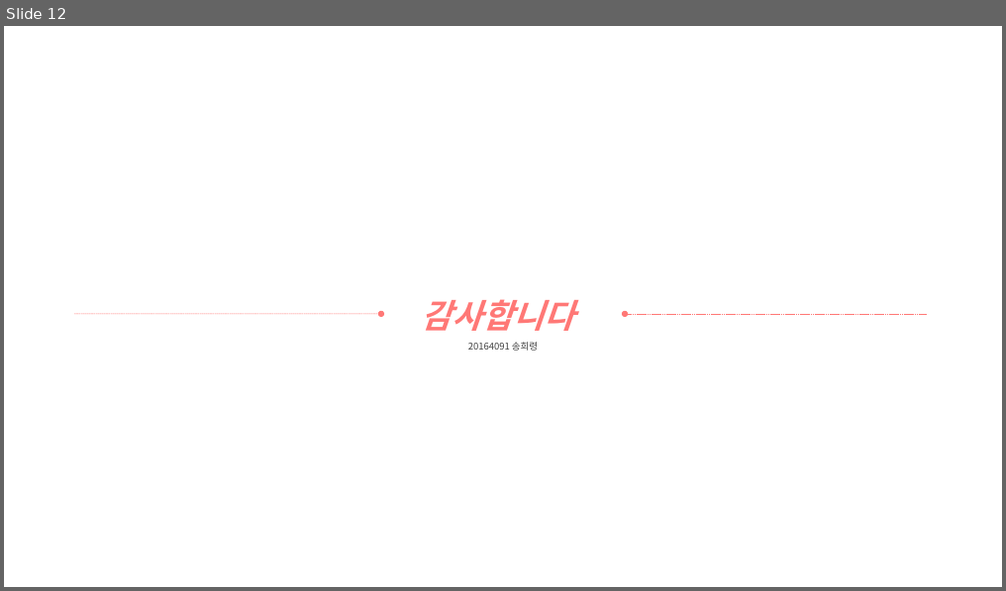
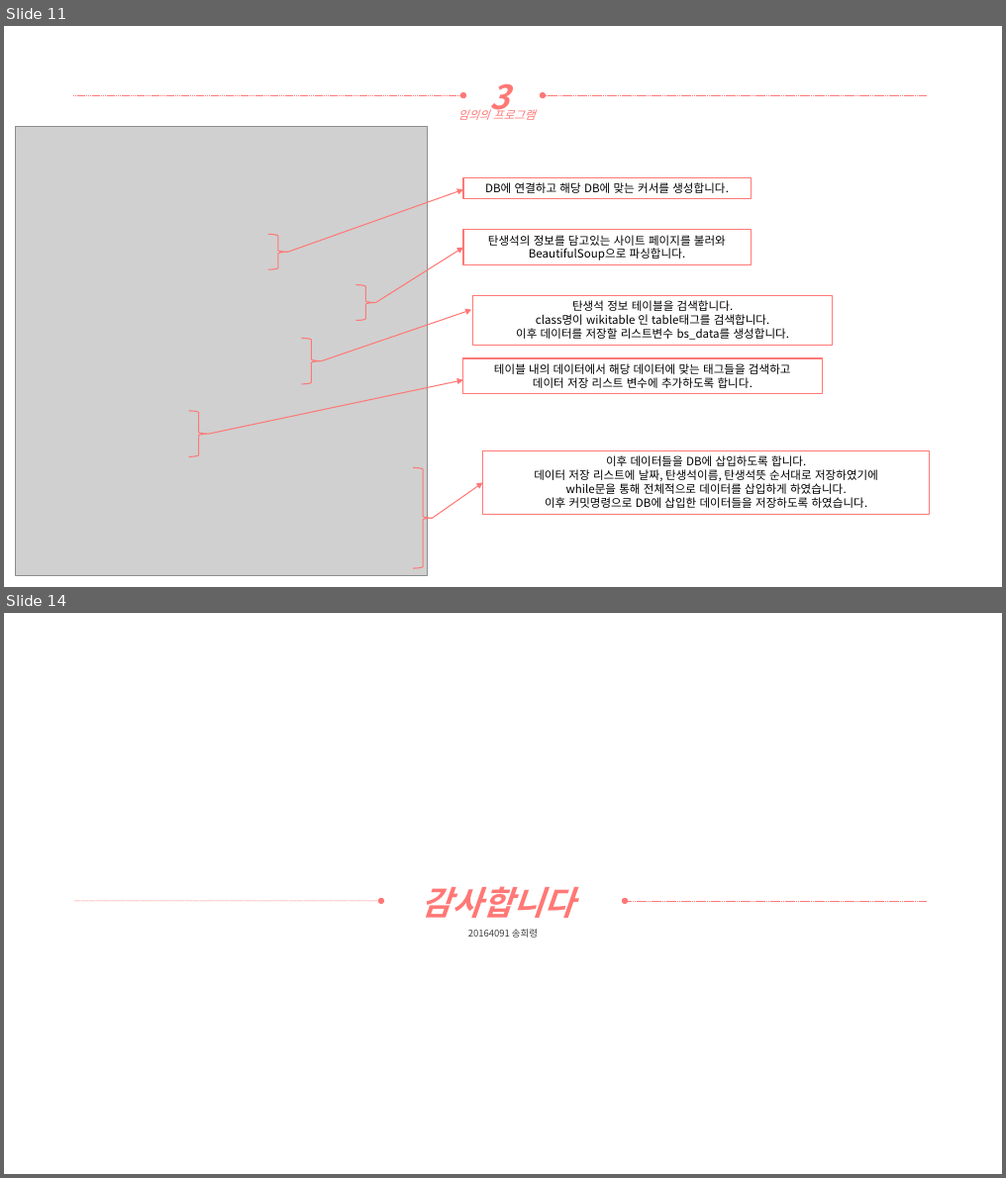
Before and after one commit to yooatom2200/Programing_Base_2, a slide deck: 5장/20164091-송희령-5주차 과제.pptx. Shown one above the other, each under a label of ours: slide 12 before the commit, slides 11 and 14 after it; the slides between them are not shown. The pictures are 1006x591 and 1006x1178 pixels, drawn with LibreOffice and Linux fonts; fonts in the diff are those of the drawing; grey boxes stand for pictures. Boxes give left, top, right and bottom in pixels: in the first picture for what was removed or moved away, otherwise in the second. Text is boxed around its words. In the diff, an @@ line names an element or a change of style, - is before the commit and + after.

```diff
--- a/5장/20164091-송희령-5주차 과제.pptx
+++ b/5장/20164091-송희령-5주차 과제.pptx
@@ slide 11 added at (4, 26, 1002, 587), background #FFFFFF @@
@@ text added at (490, 84, 510, 119), 32 pt, text #FF7876, bold, italic @@
+3
@@ arrow added from (73, 95) to (463, 95), #FF7876 0.5 pt dashed @@
@@ text added at (458, 107, 536, 120), 11 pt, text #FF7876, italic @@
+임의의 프로그램
@@ arrow added from (927, 95) to (543, 95), #FF7876 0.5 pt dashed @@
@@ picture added at (15, 126, 427, 576) @@
@@ arrow added from (288, 252) to (463, 190), #FF7876 1 pt @@
@@ rectangle added at (463, 177, 751, 199), outline #FF7876 1 pt, 11 pt, text #000000 @@
+DB에 연결하고 해당 DB에 맞는 커서를 생성합니다.
@@ rectangle added at (463, 230, 751, 265), outline #FF7876 1 pt, 11 pt, text #000000 @@
+탄생석의 정보를 담고있는 사이트 페이지를 불러와
+BeautifulSoup으로 파싱합니다.
@@ right brace added at (268, 234, 288, 270), outline #FF7876 1 pt @@
@@ arrow added from (376, 303) to (463, 248), #FF7876 1 pt @@
@@ right brace added at (355, 285, 375, 320), outline #FF7876 1 pt @@
@@ arrow added from (322, 362) to (472, 310), #FF7876 1 pt @@
@@ rectangle added at (473, 296, 833, 346), outline #FF7876 1 pt, 11 pt, text #000000 @@
+탄생석 정보 테이블을 검색합니다.
+class명이 wikitable 인 table태그를 검색합니다.
+이후 데이터를 저장할 리스트변수 bs_data를 생성합니다.
@@ right brace added at (301, 338, 321, 384), outline #FF7876 1 pt @@
@@ arrow added from (208, 434) to (463, 380), #FF7876 1 pt @@
@@ rectangle added at (463, 359, 823, 393), outline #FF7876 1 pt, 11 pt, text #000000 @@
+테이블 내의 데이터에서 해당 데이터에 맞는 태그들을 검색하고
+데이터 저장 리스트 변수에 추가하도록 합니다.
@@ right brace added at (189, 411, 208, 458), outline #FF7876 1 pt @@
@@ right brace added at (413, 468, 433, 569), outline #FF7876 1 pt @@
@@ rectangle added at (483, 452, 930, 514), outline #FF7876 1 pt, 11 pt, text #000000 @@
+이후 데이터들을 DB에 삽입하도록 합니다.
+데이터 저장 리스트에 날짜, 탄생석이름, 탄생석뜻 순서대로 저장하였기에
+while문을 통해 전체적으로 데이터를 삽입하게 하였습니다.
+이후 커밋명령으로 DB에 삽입한 데이터들을 저장하도록 하였습니다.
@@ arrow added from (433, 518) to (483, 482), #FF7876 1 pt @@
@@ what was slide 12 is now slide 14 @@
```
Also in this commit, not shown: 1 slide changed, 2 other slides added, 1 slide removed, 4 other files.
